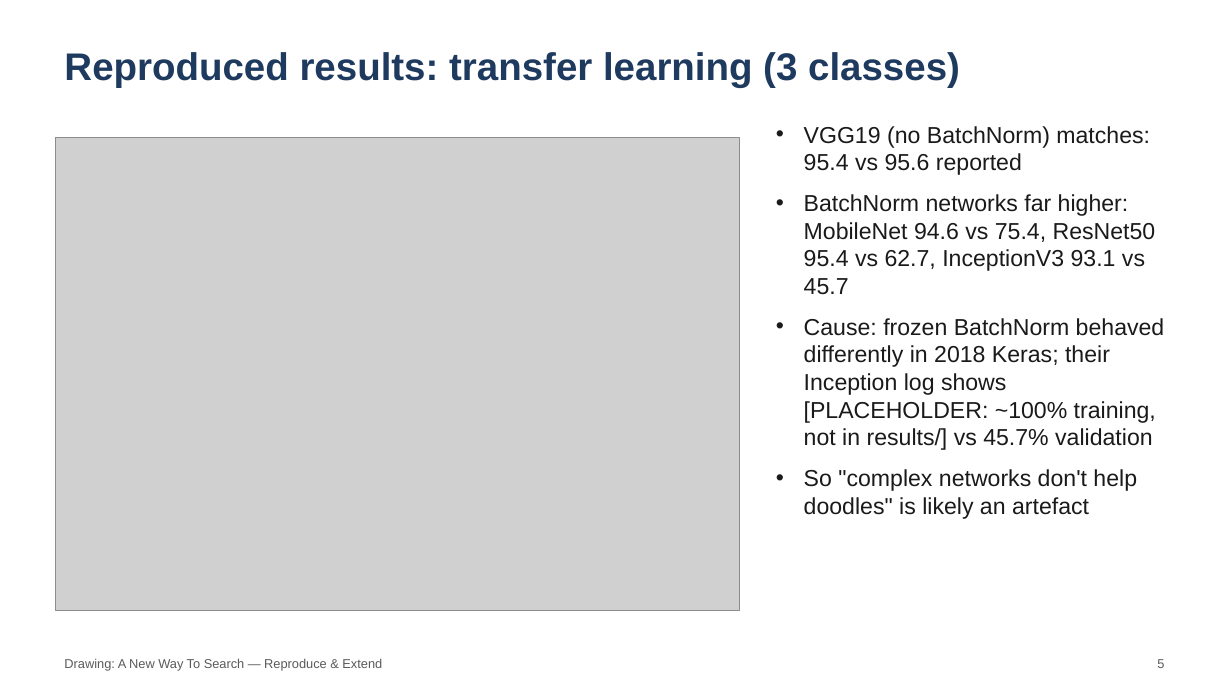
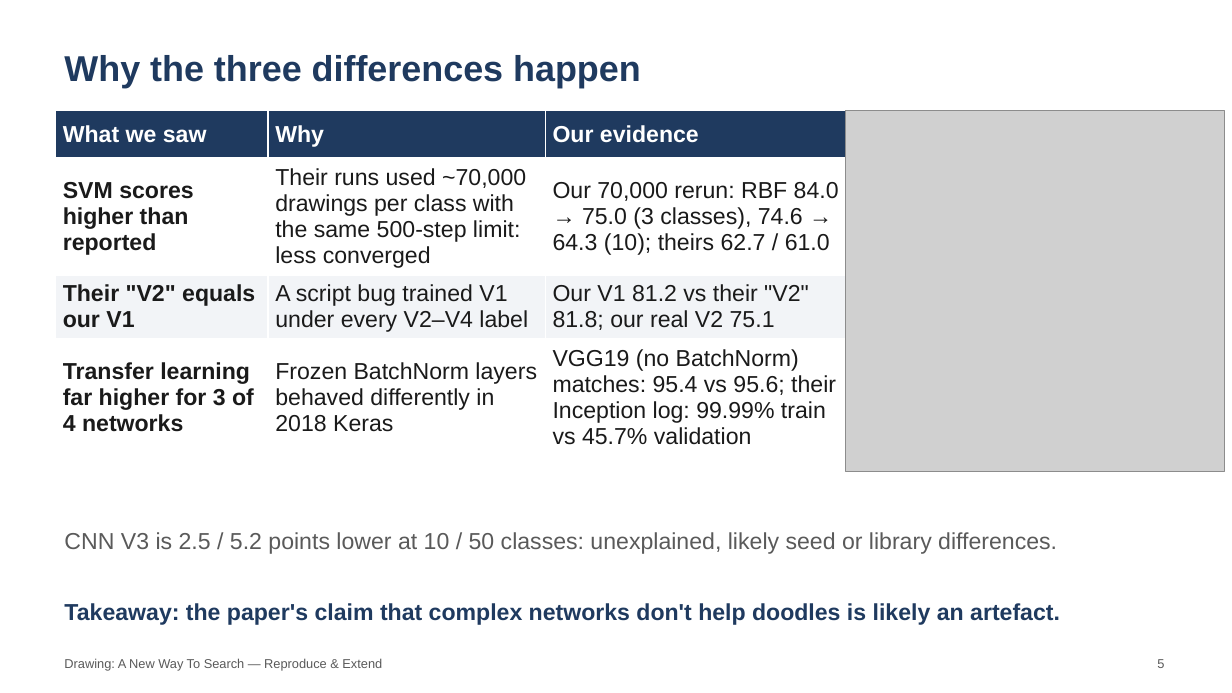
Before and after one commit to kesho475/ML-MiniProject, a slide deck: slide 5 of presentation/ML_MiniProject.pptx. Drawn at 1232x693 pixels with LibreOffice and Linux fonts; fonts in the diff are those of the drawing; grey boxes stand for pictures. Boxes give left, top, right and bottom in pixels: in the first picture for what was removed or moved away, otherwise in the second. Text is boxed around its words. In the diff, an @@ line names an element or a change of style, - is before the commit and + after.

```diff
--- a/presentation/ML_MiniProject.pptx
+++ b/presentation/ML_MiniProject.pptx
@@ text removed at bbox=[64, 52, 960, 87] @@
-Reproduced results: transfer learning (3 classes)
@@ text added at bbox=[64, 55, 641, 88], 28 pt, text #1F3A5F, bold @@
+Why the three differences happen
@@ table added at bbox=[55, 111, 860, 449], 4 rows, 3 columns @@
+What we saw | Why | Our evidence
+SVM scores higher than reported | Their runs used ~70,000 drawings per class with the same 500-step limit: less converged | Our 70,000 rerun: RBF 84.0 → 75.0 (3 classes), 74.6 → 64.3 (10); theirs 62.7 / 61.0
+Their "V2" equals our V1 | A script bug trained V1 under every V2–V4 label | Our V1 81.2 vs their "V2" 81.8; our real V2 75.1
+Transfer learning far higher for 3 of 4 networks | Frozen BatchNorm layers behaved differently in 2018 Keras | VGG19 (no BatchNorm) matches: 95.4 vs 95.6; their Inception log: 99.99% train vs 45.7% validation
@@ picture added at bbox=[846, 111, 1225, 471] @@
@@ picture removed at bbox=[55, 138, 739, 610] @@
@@ text removed at bbox=[804, 126, 1165, 519] @@
-• VGG19 (no BatchNorm) matches: 95.4 vs 95.6 reported
-• BatchNorm networks far higher: MobileNet 94.6 vs 75.4, ResNet50 95.4 vs 62.7, InceptionV3 93.1 vs 45.7
-• Cause: frozen BatchNorm behaved differently in 2018 Keras; their Inception log shows [PLACEHOLDER: ~100% training, not in results/] vs 45.7% validation
-• So "complex networks don't help doodles" is likely an artefact
@@ text added at bbox=[64, 532, 1057, 554], 18 pt, text #5A5A5A @@
+CNN V3 is 2.5 / 5.2 points lower at 10 / 50 classes: unexplained, likely seed or library differences.
@@ text added at bbox=[64, 603, 1060, 625], 18 pt, text #1F3A5F, bold @@
+Takeaway: the paper's claim that complex networks don't help doodles is likely an artefact.
```
Also in this commit, not shown: 6 other slides changed, 1 slide added, 1 slide removed, 7 other files.
